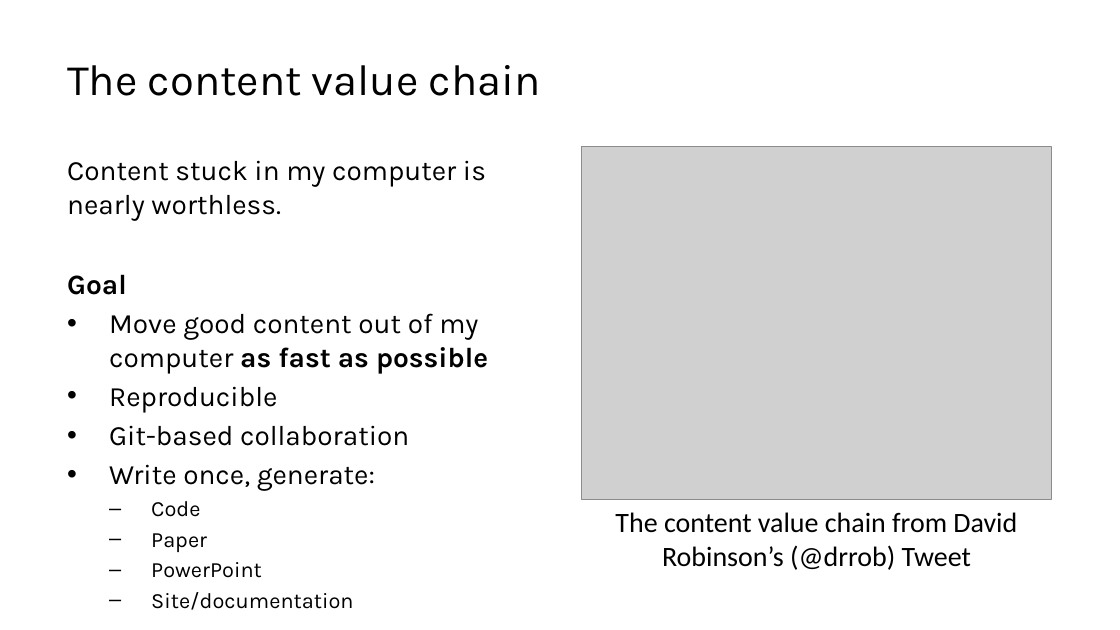
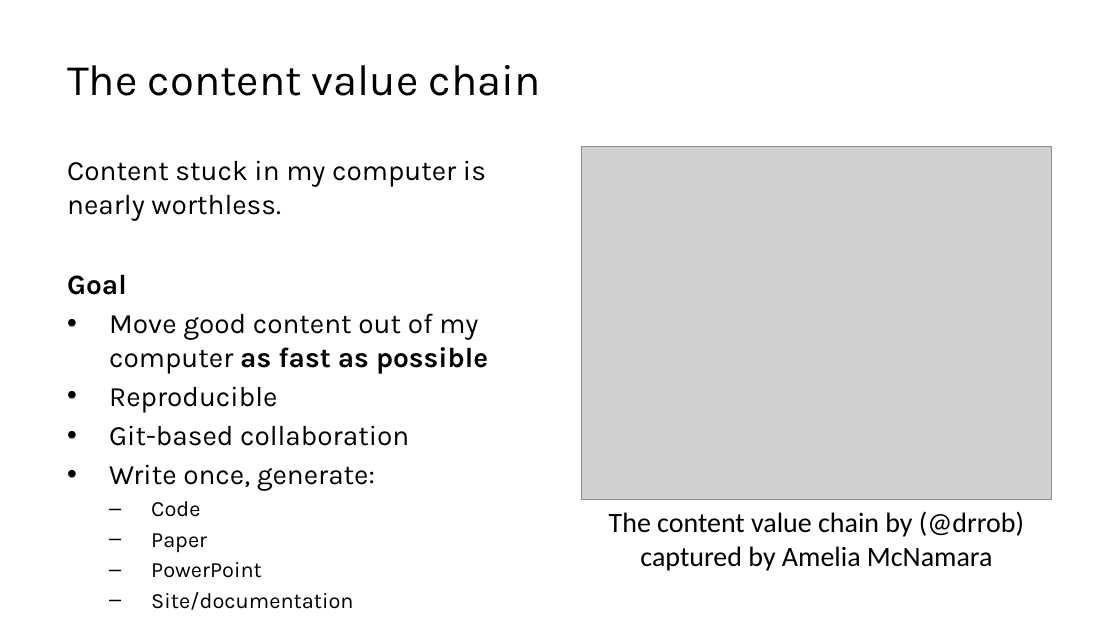
Before and after one commit to lucas-a-meyer/using-quarto, a slide deck: slide 3 of docs/presentation-orig.pptx. Drawn at 1120x630 pixels with LibreOffice and Linux fonts; fonts in the diff are those of the drawing; grey boxes stand for pictures. Boxes give left, top, right and bottom in pixels: in the first picture for what was removed or moved away, otherwise in the second. Text is boxed around its words. In the diff, an @@ line names an element or a change of style, - is before the commit and + after.

```diff
--- a/docs/presentation-orig.pptx
+++ b/docs/presentation-orig.pptx
@@ text at box(609, 511, 1024, 571): text changed @@
-The content value chain from David Robinson’s (@drrob) Tweet
+The content value chain by (@drrob) captured by Amelia McNamara
```
Also in this commit, not shown: 9 other slides changed, 1 slide added, 1 slide removed, 16 other files.
